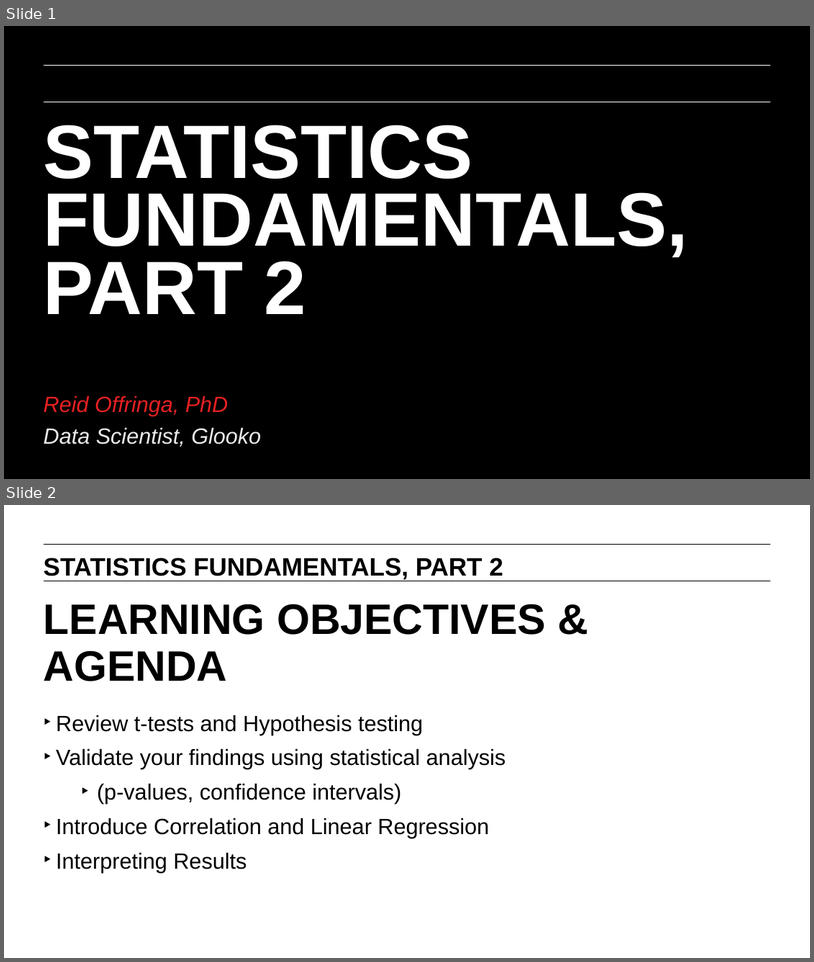
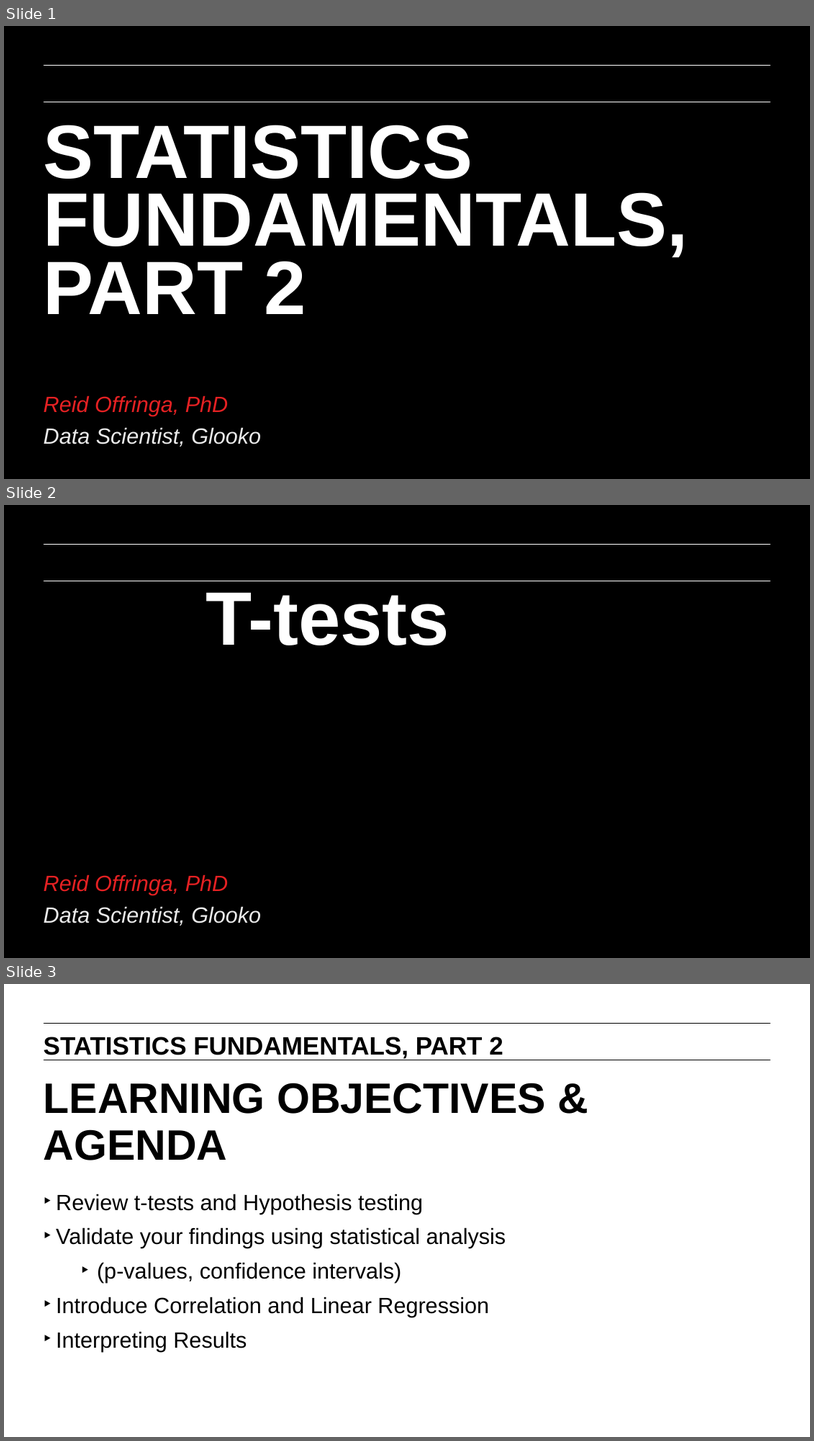
Before and after one commit to matanefron/data-sets, a slide deck: lessons/lesson-4/statistics-fundamentals-part-2.pptx. Shown one above the other, each under a label of ours: slides 1 and 2 before the commit, slides 1, 2 and 3 after it. The pictures are 814x962 and 814x1441 pixels, drawn with LibreOffice and Linux fonts; fonts in the diff are those of the drawing; background and template pictures are left out. Boxes give left, top, right and bottom in pixels: in the first picture for what was removed or moved away, otherwise in the second. Text is boxed around its words. In the diff, an @@ line names an element or a change of style, - is before the commit and + after.

```diff
--- a/lessons/lesson-4/statistics-fundamentals-part-2.pptx
+++ b/lessons/lesson-4/statistics-fundamentals-part-2.pptx
@@ slide 2 added at box(4, 505, 810, 958), background #000000; not listed: 4 template elements that a slide beside it also shows @@
@@ text added at box(206, 592, 450, 645), 96 pt, text #FFFFFF, bold @@
+T-tests
@@ text added at box(44, 874, 261, 925), 28 pt, text #EAEAEA, italic @@
+Reid Offringa, PhD
+Data Scientist, Glooko
@@ what was slide 2 is now slide 3 @@
```
Also in this commit, not shown: 2 other files.
